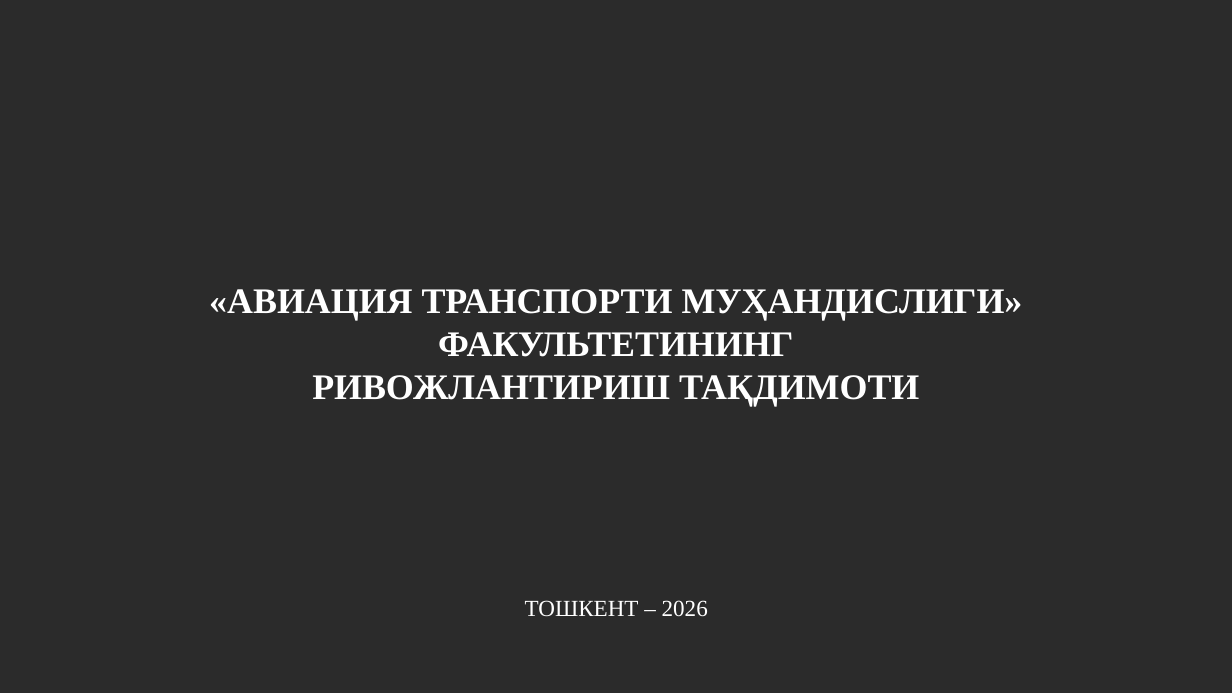
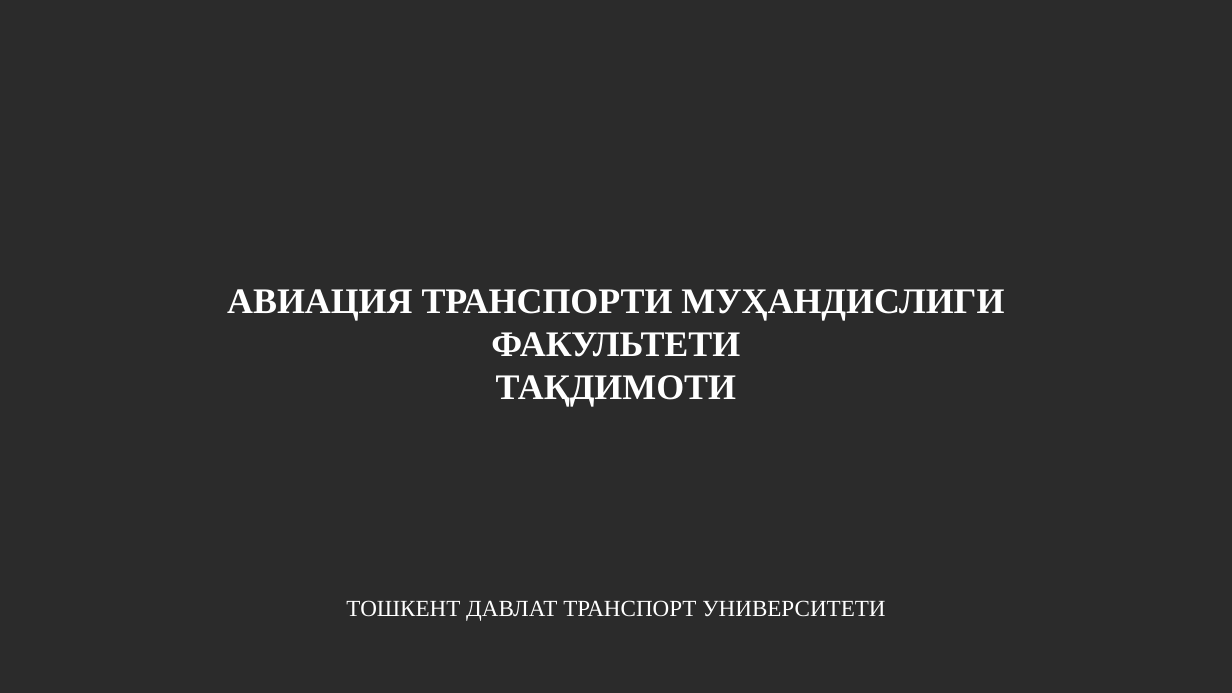
Before and after one commit to Dauitbay/Dauitbay, a slide deck: slide 1 of AVIACIYA_fakulteti_taqdimoti.pptx. Drawn at 1232x693 pixels with LibreOffice and Linux fonts; fonts in the diff are those of the drawing; background and template pictures are left out; a plain dark background stands for a picture behind light text. Boxes give left, top, right and bottom in pixels: in the first picture for what was removed or moved away, otherwise in the second. Text is boxed around its words. In the diff, an @@ line names an element or a change of style, - is before the commit and + after.

```diff
--- a/AVIACIYA_fakulteti_taqdimoti.pptx
+++ b/AVIACIYA_fakulteti_taqdimoti.pptx
@@ title at bbox=[227, 289, 1004, 406]: text changed @@
-«АВИАЦИЯ ТРАНСПОРТИ МУҲАНДИСЛИГИ» ФАКУЛЬТЕТИНИНГ
-РИВОЖЛАНТИРИШ ТАҚДИМОТИ
+АВИАЦИЯ ТРАНСПОРТИ МУҲАНДИСЛИГИ ФАКУЛЬТЕТИ
+ТАҚДИМОТИ
@@ text at bbox=[346, 600, 885, 621]: text changed @@
-ТОШКЕНТ – 2026
+ТОШКЕНТ ДАВЛАТ ТРАНСПОРТ УНИВЕРСИТЕТИ
```
Also in this commit, not shown: 6 other slides changed, 9 slides added, 7 slides removed, 1 other file.
